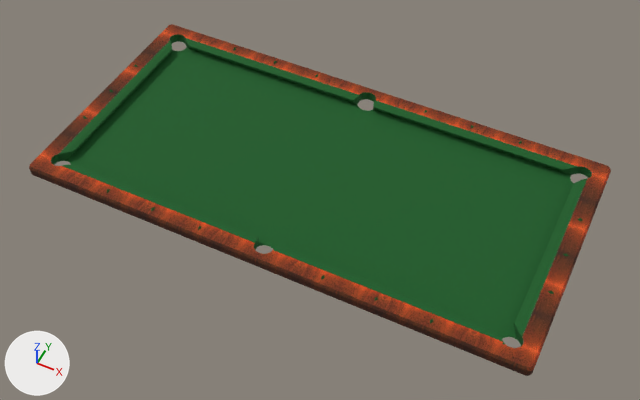
An edit to the COLLADA model models/table.dae, drawn before and after from the same camera.
Both versions are drawn from a camera (50 mm lens) standing at (43.9, -87.7, 103.2) and looking at (1.7, -3.3, -2.3). Every picture has the same lights, and +X, +Y and +Z are marked at lower left.

The first picture shows 'Diamanten', 'Filz', 'Holzrand'.
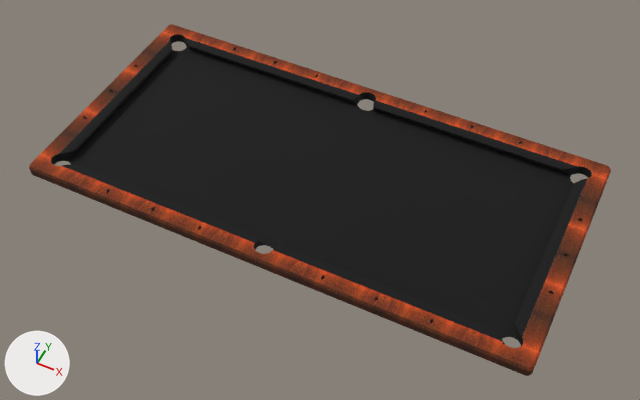
Edits to the scene script, one JSON object a line:
```json
{"op": "add", "block": "img_green_png", "code": ["img_green_png = load_image('green.png', '../textures/models/green.png', 512, 512, 'sRGB')"]}
{"op": "set", "path": "mat_filz.texture", "old": "img_green_bmp", "new": "img_green_png"}
```

What differs and where, as boxes [x1, y1, x2, y2] in the pictures (640 x 400 px):
```json
{"object": "Filz", "change": "surface changed", "before": [51, 34, 592, 347], "after": [51, 34, 592, 347], "on screen": "green to black"}
{"object": "Diamanten", "change": "surface changed", "before": [83, 47, 583, 323], "after": [83, 47, 583, 323]}
```
